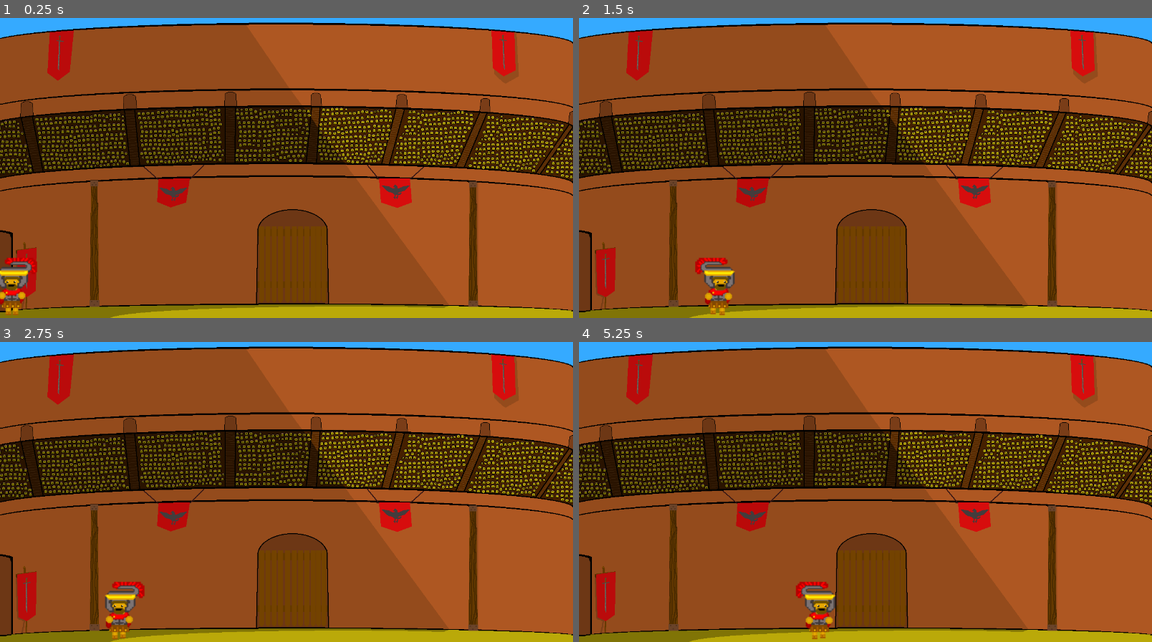
Above: before the commit, frames 1-4 (two rows, left to right).
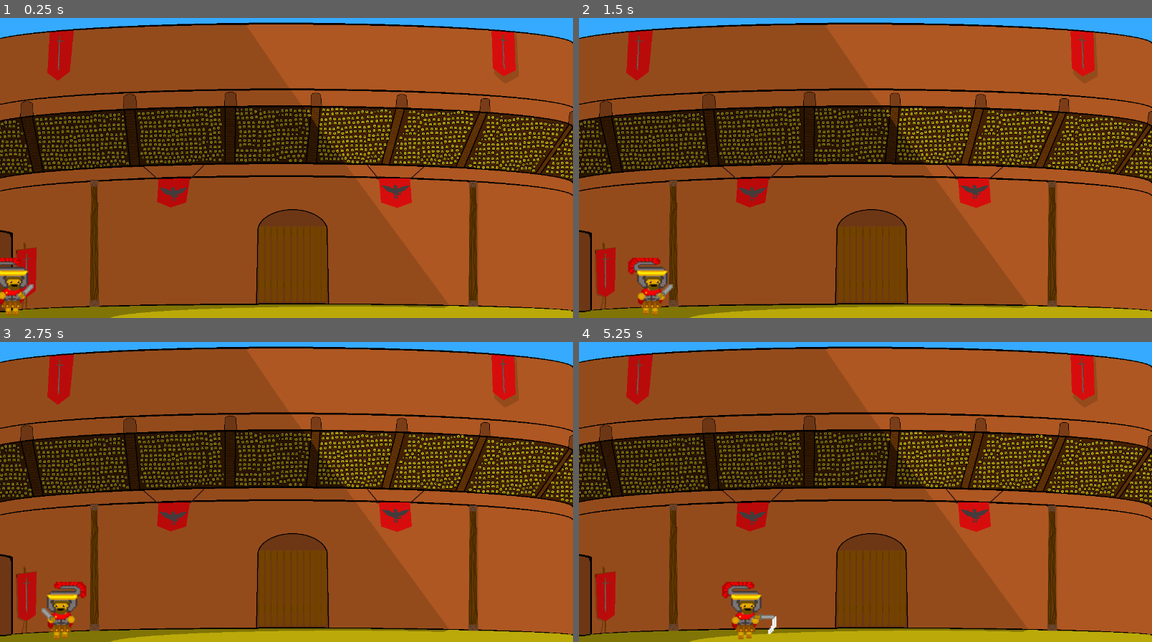
Above: after the commit, the same moments.

Repository: Dorvid/TDDD23_Project
Game: Godot game, scene res://Arena.tscn
The game is run twice, just before and just after one commit, with the same random seed, the same clock (stepped at 60 frames per second) and the same inputs. The project has no main scene, so this scene is started directly. Sound files missing from this copy of the repository are replaced by a short silence.
Inputs (mouse positions are in pixels of both pictures, inside the frame that each line leads up to):
- Up to frame 1 (0.25 s): no input
- Up to frame 2 (1.5 s): tap Enter at 0.5 s; move the mouse to (991, 141) at 0.52 s; hold Up (ui_up) 0.53-1.28 s; hold Right (ui_right) from 0.53 s (still down); click (991, 141) at 0.6 s; move the mouse to (750, 174) at 1.27 s; tap Up (ui_up) at 1.35 s
- Up to frame 3 (2.75 s): tap Up (ui_up) at 1.52, 1.82 s; click (171, 498) at 1.55 s; move the mouse to (343, 411) at 2.02 s; release Right (ui_right) at 2.03 s; hold Left (ui_left) from 2.03 s (still down); hold Up (ui_up) from 2.03 s (still down); click (343, 411) at 2.1 s
- Up to frame 4 (5.25 s): move the mouse to (836, 546) at 2.77 s; release Left (ui_left) at 2.78 s; release Up (ui_up) at 2.78 s; hold Right (ui_right) 2.78-4.28 s; click (836, 546) at 2.85 s; tap Up (ui_up) at 3.02, 3.32, 4.52, 4.82 s; move the mouse to (1037, 528) at 3.52 s; hold Up (ui_up) 3.53-4.28 s; move the mouse to (693, 432) at 4.27 s; hold Left (ui_left) 4.28-5.03 s; click (693, 432) at 4.35 s; move the mouse to (894, 480) at 5.02 s; hold Right (ui_right) from 5.03 s (still down); hold Up (ui_up) from 5.03 s (still down); click (894, 480) at 5.1 s

The runs differ from the first frame. In frame 1, 0.3% of the frame differs, in the area x 0-7%, y 79-94%; in frame 2, 1.7%; in frame 3, 1.7%; in frame 4, 1.8%, in the area x 25-45%, y 79-100%.

Commit message:
Added player weapons and hitboxes

Diff:
--- a/TDDD38 Project/Arena.tscn
+++ b/TDDD38 Project/Arena.tscn
@@ -4,6 +4,11 @@
 [ext_resource path="res://Player.tscn" type="PackedScene" id=2]
 [ext_resource path="res://Audio/Crowd.wav" type="AudioStream" id=3]
 [ext_resource path="res://Arena.gd" type="Script" id=4]
+
+[sub_resource type="AtlasTexture" id=1]
+flags = 4
+atlas = ExtResource( 1 )
+region = Rect2( 0, 0, 1280, 720 )
 
 [sub_resource type="AtlasTexture" id=2]
 flags = 4
@@ -13,32 +18,27 @@
 [sub_resource type="AtlasTexture" id=3]
 flags = 4
 atlas = ExtResource( 1 )
-region = Rect2( 0, 0, 1280, 720 )
+region = Rect2( 0, 720, 1280, 720 )
 
 [sub_resource type="AtlasTexture" id=4]
 flags = 4
 atlas = ExtResource( 1 )
-region = Rect2( 0, 720, 1280, 720 )
-
-[sub_resource type="AtlasTexture" id=5]
-flags = 4
-atlas = ExtResource( 1 )
 region = Rect2( 0, 1440, 1280, 720 )
 
-[sub_resource type="SpriteFrames" id=6]
+[sub_resource type="SpriteFrames" id=5]
 animations = [ {
-"frames": [ SubResource( 2 ) ],
+"frames": [ SubResource( 1 ) ],
 "loop": true,
 "name": "idle",
 "speed": 5.0
 }, {
-"frames": [ SubResource( 3 ), SubResource( 4 ), SubResource( 5 ), SubResource( 4 ) ],
+"frames": [ SubResource( 2 ), SubResource( 3 ), SubResource( 4 ), SubResource( 3 ) ],
 "loop": true,
 "name": "cheering",
 "speed": 10.0
 } ]
 
-[sub_resource type="RectangleShape2D" id=1]
+[sub_resource type="RectangleShape2D" id=6]
 extents = Vector2( 640, 5 )
 
 [node name="Arena" type="Node"]
@@ -57,13 +57,14 @@
 }
 
 [node name="CollisionShape2D" type="CollisionShape2D" parent="Ground"]
-shape = SubResource( 1 )
+shape = SubResource( 6 )
 __meta__ = {
 "_edit_group_": true
 }
 
 [node name="Player" parent="." instance=ExtResource( 2 )]
-position = Vector2( 28.7198, 647.389 )
+position = Vector2( 28.7198, 646.129 )
+HAS_LONGSWORD = false
 
 [node name="Audience_cheer" type="AudioStreamPlayer" parent="."]
 stream = ExtResource( 3 )
--- a/TDDD38 Project/Player.tscn
+++ b/TDDD38 Project/Player.tscn
@@ -1,8 +1,9 @@
-[gd_scene load_steps=14 format=2]
+[gd_scene load_steps=18 format=2]
 
 [ext_resource path="res://images/Player_head_sheet.png" type="Texture" id=1]
 [ext_resource path="res://player.gd" type="Script" id=2]
 [ext_resource path="res://images/Player_body_sheet.png" type="Texture" id=3]
+[ext_resource path="res://shortsword.tres" type="SpriteFrames" id=4]
 
 [sub_resource type="AtlasTexture" id=1]
 flags = 4
@@ -32,9 +33,9 @@
 [sub_resource type="SpriteFrames" id=6]
 animations = [ {
 "frames": [ SubResource( 1 ) ],
-"loop": true,
+"loop": false,
 "name": "idle",
-"speed": 5.0
+"speed": 1.0
 }, {
 "frames": [ SubResource( 2 ), SubResource( 3 ), SubResource( 4 ), SubResource( 5 ) ],
 "loop": true,
@@ -55,28 +56,35 @@
 [sub_resource type="SpriteFrames" id=9]
 animations = [ {
 "frames": [ SubResource( 7 ) ],
-"loop": true,
+"loop": false,
 "name": "idle",
-"speed": 5.0
+"speed": 1.0
 }, {
 "frames": [ SubResource( 8 ) ],
-"loop": true,
+"loop": false,
 "name": "down",
-"speed": 5.0
+"speed": 1.0
 } ]
 
 [sub_resource type="CapsuleShape2D" id=10]
 radius = 34.2186
 height = 41.3328
 
+[sub_resource type="RectangleShape2D" id=11]
+extents = Vector2( 24.7109, 48.9616 )
+
+[sub_resource type="RectangleShape2D" id=12]
+extents = Vector2( 62.4581, 33.1806 )
+
+[sub_resource type="RectangleShape2D" id=13]
+extents = Vector2( 54.6798, 33.2836 )
+
 [node name="Player" type="KinematicBody2D"]
 script = ExtResource( 2 )
-__meta__ = {
-"_edit_group_": true
-}
 SPEED = 300
 GRAVITY = 32
 JUMPFORCE = 1024
+HAS_LONGSWORD = true
 
 [node name="Body" type="AnimatedSprite" parent="."]
 scale = Vector2( 2, 2 )
@@ -85,10 +93,34 @@
 playing = true
 
 [node name="Head" type="AnimatedSprite" parent="."]
-scale = Vector2( 2, 2 )
+scale = Vector2( -2, 2 )
 frames = SubResource( 9 )
 animation = "idle"
 
 [node name="CollisionShape2D" type="CollisionShape2D" parent="."]
 position = Vector2( -1.5874, 10.3181 )
 shape = SubResource( 10 )
+
+[node name="Weapon" type="AnimatedSprite" parent="."]
+frames = ExtResource( 4 )
+animation = "idle"
+
+[node name="AttackCollision" type="Area2D" parent="."]
+monitorable = false
+
+[node name="side" type="CollisionShape2D" parent="AttackCollision"]
+position = Vector2( 58.416, 11.4938 )
+shape = SubResource( 11 )
+disabled = true
+
+[node name="up" type="CollisionShape2D" parent="AttackCollision"]
+position = Vector2( 27.0344, -19.4665 )
+shape = SubResource( 12 )
+disabled = true
+
+[node name="down" type="CollisionShape2D" parent="AttackCollision"]
+position = Vector2( 34.2292, 47.1085 )
+shape = SubResource( 13 )
+disabled = true
+
+[connection signal="animation_finished" from="Weapon" to="." method="_on_Weapon_animation_finished"]
--- /dev/null
+++ b/TDDD38 Project/longsword.tres
@@ -0,0 +1,106 @@
+[gd_resource type="SpriteFrames" load_steps=18 format=2]
+
+[ext_resource path="res://images/Weapon Sheet.png" type="Texture" id=1]
+
+[sub_resource type="AtlasTexture" id=6]
+flags = 4
+atlas = ExtResource( 1 )
+region = Rect2( 0, 792, 198, 198 )
+
+[sub_resource type="AtlasTexture" id=7]
+flags = 4
+atlas = ExtResource( 1 )
+region = Rect2( 0, 1188, 198, 198 )
+
+[sub_resource type="AtlasTexture" id=8]
+flags = 4
+atlas = ExtResource( 1 )
+region = Rect2( 198, 1188, 198, 198 )
+
+[sub_resource type="AtlasTexture" id=9]
+flags = 4
+atlas = ExtResource( 1 )
+region = Rect2( 396, 1188, 198, 198 )
+
+[sub_resource type="AtlasTexture" id=10]
+flags = 4
+atlas = ExtResource( 1 )
+region = Rect2( 594, 1188, 198, 198 )
+
+[sub_resource type="AtlasTexture" id=11]
+flags = 4
+atlas = ExtResource( 1 )
+region = Rect2( 792, 1188, 198, 198 )
+
+[sub_resource type="AtlasTexture" id=17]
+flags = 4
+atlas = ExtResource( 1 )
+region = Rect2( 0, 792, 198, 198 )
+
+[sub_resource type="AtlasTexture" id=18]
+flags = 4
+atlas = ExtResource( 1 )
+region = Rect2( 198, 792, 198, 198 )
+
+[sub_resource type="AtlasTexture" id=19]
+flags = 4
+atlas = ExtResource( 1 )
+region = Rect2( 396, 792, 198, 198 )
+
+[sub_resource type="AtlasTexture" id=20]
+flags = 4
+atlas = ExtResource( 1 )
+region = Rect2( 594, 792, 198, 198 )
+
+[sub_resource type="AtlasTexture" id=21]
+flags = 4
+atlas = ExtResource( 1 )
+region = Rect2( 792, 792, 198, 198 )
+
+[sub_resource type="AtlasTexture" id=12]
+flags = 4
+atlas = ExtResource( 1 )
+region = Rect2( 0, 1386, 198, 198 )
+
+[sub_resource type="AtlasTexture" id=13]
+flags = 4
+atlas = ExtResource( 1 )
+region = Rect2( 198, 1386, 198, 198 )
+
+[sub_resource type="AtlasTexture" id=14]
+flags = 4
+atlas = ExtResource( 1 )
+region = Rect2( 396, 1386, 198, 198 )
+
+[sub_resource type="AtlasTexture" id=15]
+flags = 4
+atlas = ExtResource( 1 )
+region = Rect2( 594, 1386, 198, 198 )
+
+[sub_resource type="AtlasTexture" id=16]
+flags = 4
+atlas = ExtResource( 1 )
+region = Rect2( 792, 1386, 198, 198 )
+
+[resource]
+animations = [ {
+"frames": [ SubResource( 6 ) ],
+"loop": false,
+"name": "idle",
+"speed": 1.0
+}, {
+"frames": [ SubResource( 7 ), SubResource( 8 ), SubResource( 9 ), SubResource( 10 ), SubResource( 11 ) ],
+"loop": false,
+"name": "swing up",
+"speed": 10.0
+}, {
+"frames": [ SubResource( 17 ), SubResource( 18 ), SubResource( 19 ), SubResource( 20 ), SubResource( 21 ) ],
+"loop": false,
+"name": "swing side",
+"speed": 10.0
+}, {
+"frames": [ SubResource( 12 ), SubResource( 13 ), SubResource( 14 ), SubResource( 15 ), SubResource( 16 ) ],
+"loop": false,
+"name": "swing down",
+"speed": 10.0
+} ]
--- a/TDDD38 Project/player.gd
+++ b/TDDD38 Project/player.gd
@@ -4,20 +4,68 @@
 export (int) var SPEED
 export (int) var GRAVITY
 export (int) var JUMPFORCE
+export (bool)var HAS_LONGSWORD
+var is_attacking = false
+var last_direction = 0
 
+# Loads swords so they can be set in ready
+var short_frames = preload("res://shortsword.tres")
+var long_frames = preload("res://longsword.tres")
+
+func _ready():
+	#If the player has unlocked the long sword set it and increase hitboxes
+	if HAS_LONGSWORD == false:
+		$Weapon.set_sprite_frames(short_frames)
+	else:
+		$Weapon.set_sprite_frames(long_frames)
+		$AttackCollision/side.scale = Vector2(1.5,1)
+		$AttackCollision/up.scale = Vector2(1,1.5)
+		$AttackCollision/down.scale = Vector2(1,1.5)
+	#set weapon to correct animation just is case
+	$Weapon.play("idle")
 
 func _physics_process(delta):
 	#Move Character left or right and change animation
-	if Input.is_action_pressed("ui_right"):
+	if Input.is_action_pressed("ui_right") && (!is_on_floor() or is_attacking == false):
+		#Set Speed
 		velocity.x = SPEED
+		# For logic concerning which side player is looking at in this case right
+		last_direction = 1
+		#Set and flip animations and hitboxes for weapons
+		$Body.play("walk")
+		$Head.set_flip_h(false)
+		$Weapon.set_flip_h(false)
+		$Weapon.play("idle right")
+		$AttackCollision.scale = Vector2(1,1)
+	elif Input.is_action_pressed("ui_left") && (!is_on_floor() or is_attacking == false):
+		velocity.x = -SPEED
+		# For logic concerning which side player is looking at in this case left
+		last_direction = -1
+		#Set and flip animations and hitboxes for weapons
 		$Body.play("walk")
 		$Head.set_flip_h(true)
-	elif Input.is_action_pressed("ui_left"):
-		velocity.x = -SPEED
-		$Body.play("walk")
-		$Head.set_flip_h(false)
+		$Weapon.set_flip_h(true)
+		$Weapon.play("idle left")
+		$AttackCollision.scale = Vector2(-1,1)
 	else: #No movement so idle
-		$Body.play("idle")
+		velocity.x = 0
+		if is_attacking == false:
+			$Body.play("idle")
+			$Weapon.play("idle")
+
+	# Attack logic
+	if Input.is_action_just_pressed("ui_attack") && is_attacking == false:
+		if Input.is_action_pressed("ui_down"):
+			$Weapon.play("swing down")
+			$AttackCollision/down.disabled = false
+		elif Input.is_action_pressed("ui_up"):
+			$Weapon.play("swing up")
+			$AttackCollision/up.disabled = false
+		else:
+			$Weapon.play("swing side")
+			$AttackCollision/side.disabled = false
+		#So that we get our attacking animations over our other ones so far
+		is_attacking = true
 
 	#If player wants to attack downwards change animation to look down
 	if Input.is_action_pressed("ui_down"):
@@ -37,3 +85,11 @@
 	velocity = move_and_slide(velocity,Vector2.UP)
 
 	velocity.x = lerp(velocity.x,0,0.2)
+
+#When animation is finished set animation to idle and disable weapon hitboxes
+func _on_Weapon_animation_finished():
+	is_attacking = false
+	$Weapon.play("idle")
+	$AttackCollision/down.disabled = true
+	$AttackCollision/up.disabled = true
+	$AttackCollision/side.disabled = true
--- a/TDDD38 Project/project.godot
+++ b/TDDD38 Project/project.godot
@@ -65,6 +65,16 @@
 "events": [ Object(InputEventKey,"resource_local_to_scene":false,"resource_name":"","device":0,"alt":false,"shift":false,"control":false,"meta":false,"command":false,"pressed":false,"scancode":32,"unicode":0,"echo":false,"script":null)
  ]
 }
+ui_attack={
+"deadzone": 0.5,
+"events": [ Object(InputEventMouseButton,"resource_local_to_scene":false,"resource_name":"","device":0,"alt":false,"shift":false,"control":false,"meta":false,"command":false,"button_mask":0,"position":Vector2( 0, 0 ),"global_position":Vector2( 0, 0 ),"factor":1.0,"button_index":1,"pressed":false,"doubleclick":false,"script":null)
+ ]
+}
+ui_alt_attack={
+"deadzone": 0.5,
+"events": [ Object(InputEventMouseButton,"resource_local_to_scene":false,"resource_name":"","device":0,"alt":false,"shift":false,"control":false,"meta":false,"command":false,"button_mask":0,"position":Vector2( 0, 0 ),"global_position":Vector2( 0, 0 ),"factor":1.0,"button_index":2,"pressed":false,"doubleclick":false,"script":null)
+ ]
+}
 
 [physics]
 
--- /dev/null
+++ b/TDDD38 Project/shortsword.tres
@@ -0,0 +1,106 @@
+[gd_resource type="SpriteFrames" load_steps=18 format=2]
+
+[ext_resource path="res://images/Weapon Sheet.png" type="Texture" id=1]
+
+[sub_resource type="AtlasTexture" id=6]
+flags = 4
+atlas = ExtResource( 1 )
+region = Rect2( 0, 0, 198, 198 )
+
+[sub_resource type="AtlasTexture" id=7]
+flags = 4
+atlas = ExtResource( 1 )
+region = Rect2( 0, 396, 198, 198 )
+
+[sub_resource type="AtlasTexture" id=8]
+flags = 4
+atlas = ExtResource( 1 )
+region = Rect2( 198, 396, 198, 198 )
+
+[sub_resource type="AtlasTexture" id=9]
+flags = 4
+atlas = ExtResource( 1 )
+region = Rect2( 396, 396, 198, 198 )
+
+[sub_resource type="AtlasTexture" id=10]
+flags = 4
+atlas = ExtResource( 1 )
+region = Rect2( 594, 396, 198, 198 )
+
+[sub_resource type="AtlasTexture" id=11]
+flags = 4
+atlas = ExtResource( 1 )
+region = Rect2( 792, 396, 198, 198 )
+
+[sub_resource type="AtlasTexture" id=17]
+flags = 4
+atlas = ExtResource( 1 )
+region = Rect2( 0, 0, 198, 198 )
+
+[sub_resource type="AtlasTexture" id=18]
+flags = 4
+atlas = ExtResource( 1 )
+region = Rect2( 198, 0, 198, 198 )
+
+[sub_resource type="AtlasTexture" id=19]
+flags = 4
+atlas = ExtResource( 1 )
+region = Rect2( 396, 0, 198, 198 )
+
+[sub_resource type="AtlasTexture" id=20]
+flags = 4
+atlas = ExtResource( 1 )
+region = Rect2( 594, 0, 198, 198 )
+
+[sub_resource type="AtlasTexture" id=21]
+flags = 4
+atlas = ExtResource( 1 )
+region = Rect2( 792, 0, 198, 198 )
+
+[sub_resource type="AtlasTexture" id=12]
+flags = 4
+atlas = ExtResource( 1 )
+region = Rect2( 0, 594, 198, 198 )
+
+[sub_resource type="AtlasTexture" id=13]
+flags = 4
+atlas = ExtResource( 1 )
+region = Rect2( 198, 594, 198, 198 )
+
+[sub_resource type="AtlasTexture" id=14]
+flags = 4
+atlas = ExtResource( 1 )
+region = Rect2( 396, 594, 198, 198 )
+
+[sub_resource type="AtlasTexture" id=15]
+flags = 4
+atlas = ExtResource( 1 )
+region = Rect2( 594, 594, 198, 198 )
+
+[sub_resource type="AtlasTexture" id=16]
+flags = 4
+atlas = ExtResource( 1 )
+region = Rect2( 792, 594, 198, 198 )
+
+[resource]
+animations = [ {
+"frames": [ SubResource( 6 ) ],
+"loop": false,
+"name": "idle",
+"speed": 1.0
+}, {
+"frames": [ SubResource( 7 ), SubResource( 8 ), SubResource( 9 ), SubResource( 10 ), SubResource( 11 ) ],
+"loop": false,
+"name": "swing up",
+"speed": 10.0
+}, {
+"frames": [ SubResource( 17 ), SubResource( 18 ), SubResource( 19 ), SubResource( 20 ), SubResource( 21 ) ],
+"loop": false,
+"name": "swing side",
+"speed": 10.0
+}, {
+"frames": [ SubResource( 12 ), SubResource( 13 ), SubResource( 14 ), SubResource( 15 ), SubResource( 16 ) ],
+"loop": false,
+"name": "swing down",
+"speed": 10.0
+} ]
Not shown: 1 places in TDDD38 Project/Arena.tscn that only renumber resources
Binary file added: TDDD38 Project/images/Weapon Sheet.png
Not shown, added: TDDD38 Project/images/Weapon Sheet.png.import
